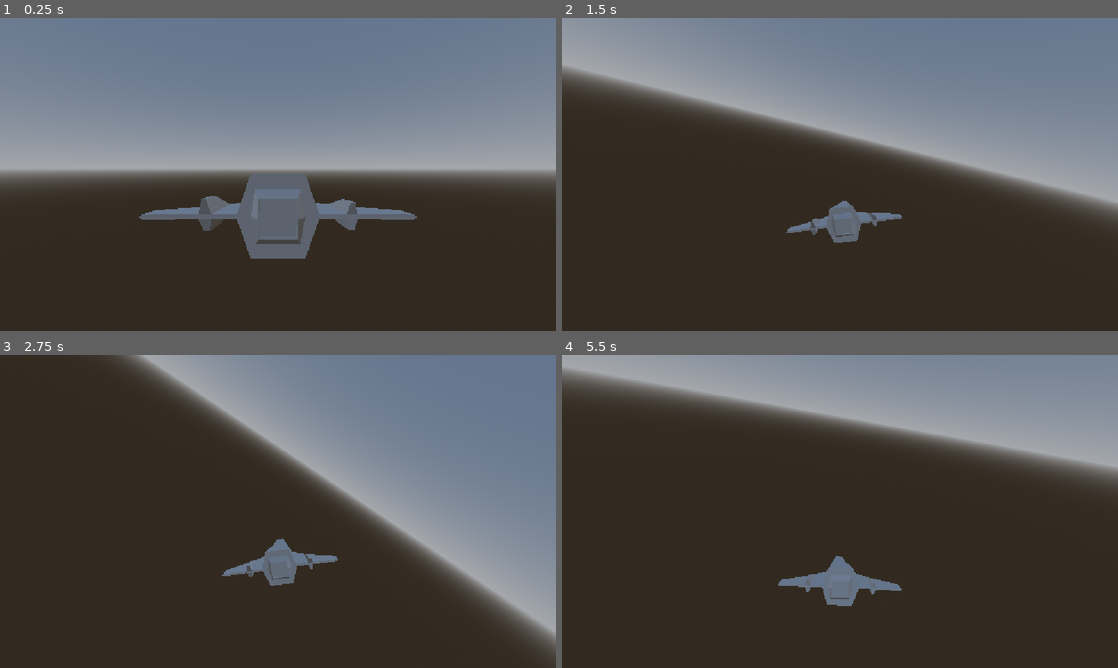
Above: before the commit, frames 1-4 (two rows, left to right).
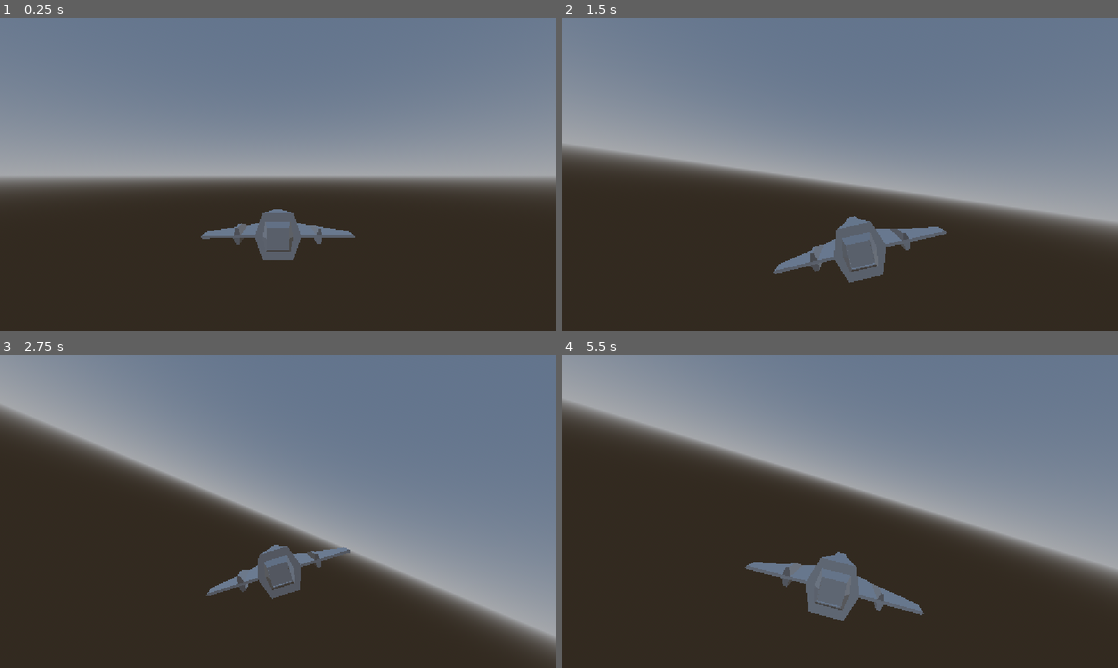
Above: after the commit, the same moments.

Repository: EJC300/Space-Template
Game: Godot game, scene res://scenes/test.tscn
Two runs of this game, one before a commit and one after it. Both use one fixed random seed, a clock stepped at 60 frames per second and the inputs below. The project has no main scene, so this scene is started directly.
Inputs (mouse positions are in pixels of both pictures, inside the frame that each line leads up to):
- Up to frame 1 (0.25 s): no input
- Up to frame 2 (1.5 s): move the mouse to (962, 158) at 0.52 s; hold E (roll_right) 0.53-1.28 s; tap Z (lower) at 0.6 s; move the mouse to (728, 190) at 1.27 s; hold S (throttle_down) from 1.28 s (still down); tap X (raise) at 1.35 s
- Up to frame 3 (2.75 s): move the mouse to (333, 442) at 2.02 s; release S (throttle_down) at 2.03 s; hold E (roll_right) from 2.03 s (still down); tap Z (lower) at 2.1 s
- Up to frame 4 (5.5 s): move the mouse to (812, 574) at 2.77 s; release E (roll_right) at 2.78 s; hold W (throttle_up) 2.78-3.53 s; tap X (raise) at 2.85, 4.35 s; move the mouse to (1006, 558) at 3.52 s; hold Q (roll_left) 3.53-5.03 s; tap Z (lower) at 3.6, 5.1 s; move the mouse to (673, 464) at 4.27 s; move the mouse to (867, 511) at 5.02 s; hold S (throttle_down) from 5.03 s (still down)

The runs differ from the first frame. In frame 1, 8.9% of the frame differs, in the area x 0-100%, y 48-78%; in frame 2, 33%; in frame 3, 32%; in frame 4, 41%, in the area x 0-100%, y 0-85%.

Commit message:
Major Fixes Camera and Ship

Diff:
--- a/space-flight-template/resources/test_ship.tres
+++ b/space-flight-template/resources/test_ship.tres
@@ -6,15 +6,16 @@
 script = ExtResource("1_tgrjw")
 ship_name = "BugaSphere"
 mass = 1.0
-thrust_forward = 25.0
-thrust_reverse = 50.0
+thrust_forward = 1000.0
+thrust_reverse = 100.0
 thrust_strafe = 25.0
 thrust_vertical = 16.0
 thrust_roll = 12.0
 thrust_pitch = 5.0
-max_speed = 45.0
-max_reverse_speed = 5.0
-drag_amount = 1.0
+thrust_yaw = 4.0
+max_speed = 50.0
+max_reverse_speed = 25.0
+drag_amount = 0.4
 angular_drag_amount = 25.0
 max_maneuver_speed = 4.0
 max_angular_speed = 100.05
--- a/space-flight-template/scenes/test.tscn
+++ b/space-flight-template/scenes/test.tscn
@@ -46,8 +46,8 @@
 world_up_change_speed = 45.0
 look_speed = 1.0
 max_follow_distance = 10.0
-follow_height = 5.0
-max_target_speed = 25.0
+follow_height = 3.0
+max_target_speed = 10.0
 metadata/_custom_type_script = "uid://di16pcml4yljd"
 
 [node name="Camera3D" type="Camera3D" parent="ChaseCamera" unique_id=1567717482]
--- a/space-flight-template/ship_scripts/player_input_component.gd
+++ b/space-flight-template/ship_scripts/player_input_component.gd
@@ -44,7 +44,7 @@
 	thrust_axis.z = Input.get_axis("throttle_up","throttle_down")
 	radial_thrust_axis.z = Input.get_axis("roll_left","roll_right")
 	radial_thrust_axis.x = get_mouse_steer().y
-	radial_thrust_axis.y = get_mouse_steer().x
+	radial_thrust_axis.y = -get_mouse_steer().x
 	radial_thrust_axis = radial_thrust_axis.normalized()
 	thrust_axis = thrust_axis.normalized()
 
--- a/space-flight-template/space_ship_components/scripts/ship_controller.gd
+++ b/space-flight-template/space_ship_components/scripts/ship_controller.gd
@@ -27,8 +27,8 @@
 	var drag_x = -local_velocity.x * abs(local_velocity.x) * ship_data.drag_amount
 	var drag_y = -local_velocity.y * abs(local_velocity.y) * ship_data.drag_amount
 	var drag_z = -local_velocity.z * abs(local_velocity.z) * ship_data.drag_amount
-
-	local_velocity += Vector3(drag_x, drag_y, drag_z) * delta
+	var total_drag = Vector3(drag_x, drag_y, drag_z)
+	local_velocity += total_drag * delta
 
 
 	var limit_z = clampf(local_velocity.z, -ship_data.max_speed, ship_data.max_reverse_speed)
@@ -57,3 +57,4 @@
 
 	state.linear_velocity = ship_basis.get_rotation_quaternion() * local_velocity
 	state.angular_velocity = ship_basis.get_rotation_quaternion() * local_angular
+	print(state.linear_velocity.length())
--- a/space-flight-template/systems/chase_camera.gd
+++ b/space-flight-template/systems/chase_camera.gd
@@ -6,6 +6,7 @@
 @export var target : Node3D
 @export var world_up_change_speed : float
 @export var look_speed : float
+@export	var rot_speed = 1.0
 @export var max_follow_distance : float
 #set follow_height to 0 or less than the height of a cockpit
 @export var follow_height : float
@@ -19,34 +20,34 @@
 	pass
 
 func chase_target(dt : float):
-	offset = Vector3(0.0,follow_height,max_follow_distance)
-	offset.y += target.linear_velocity.y * dt * look_speed
 
-	var xform = target.transform.translated_local(offset + target.basis.get_rotation_quaternion() *target.basis.z)
-	var speed = target.linear_velocity.length()
-	speed = clampf(speed,0.5,max_target_speed)
-	current_transform = global_transform.interpolate_with(xform, speed * dt)
-	global_transform = current_transform
+	var base_offset = Vector3(0.0, follow_height, max_follow_distance)
+
+
+	var local_velocity = target.transform.basis.inverse() * target.linear_velocity
+
+
+	base_offset.y += local_velocity.y * dt * look_speed
+
+	# Find where the camera wants to be in world space
+	var target_world_pos = target.global_transform.translated_local(base_offset).origin
+
+
+	var pos_speed = 10.0
+	global_position = global_position.lerp(target_world_pos, pos_speed * dt)
+
 
 
 func look_target(dt: float):
 
-	var to_target = target.global_position - global_position
-	if to_target.is_zero_approx():
-		return
-	var direction = to_target.normalized()
 
-	var world_up_dir = target.global_basis.y
+	var target_quaternion = target.global_transform.basis.get_rotation_quaternion()
 
+	var current_quaternion = global_transform.basis.get_rotation_quaternion()
+	var next_quaternion = current_quaternion.slerp(target_quaternion, rot_speed * dt)
 
-	var target_basis = Basis.looking_at(direction, world_up_dir)
-
-
-	global_basis = global_basis.slerp(target_basis, look_speed * dt).orthonormalized()
-
-
-	var target_chase_pos = target.global_position + (target.global_basis.z * 15.0) + (target.global_basis.y * 3.0)
-	global_position = global_position.lerp(target_chase_pos, look_speed * dt)
+	# Apply the new smoothed rotation back to the camera matrix
+	global_transform.basis = Basis(next_quaternion)
 
 func _physics_process(delta: float) -> void:
 	top_level = true
